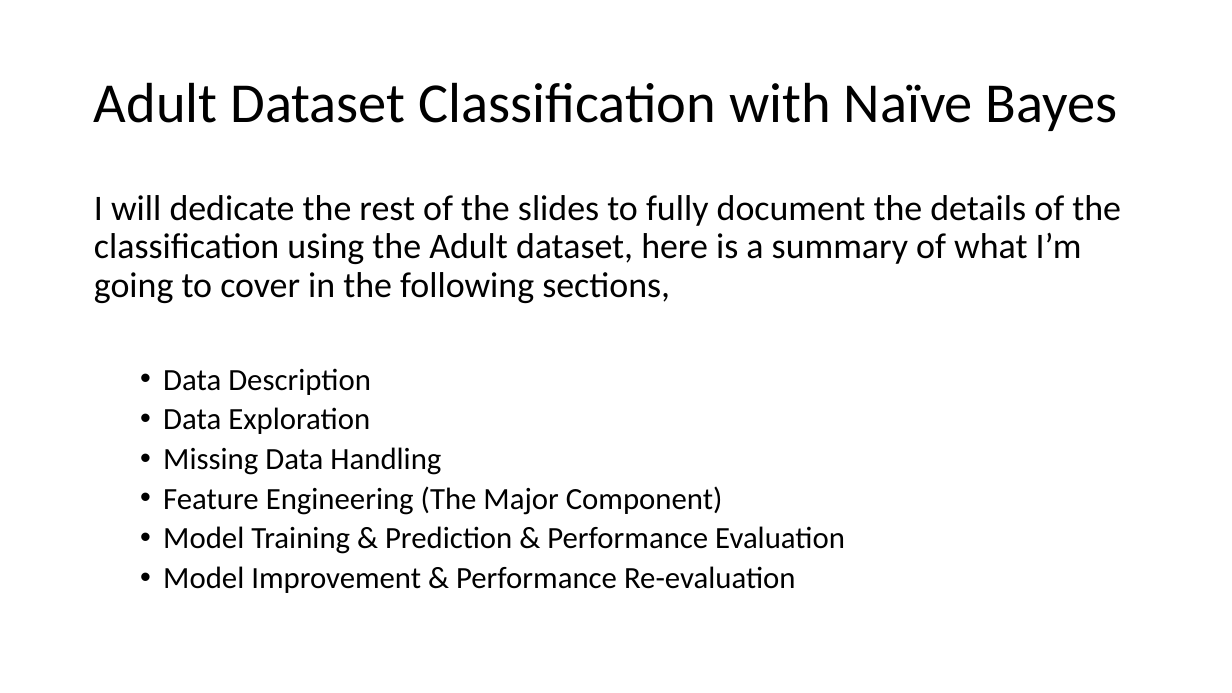
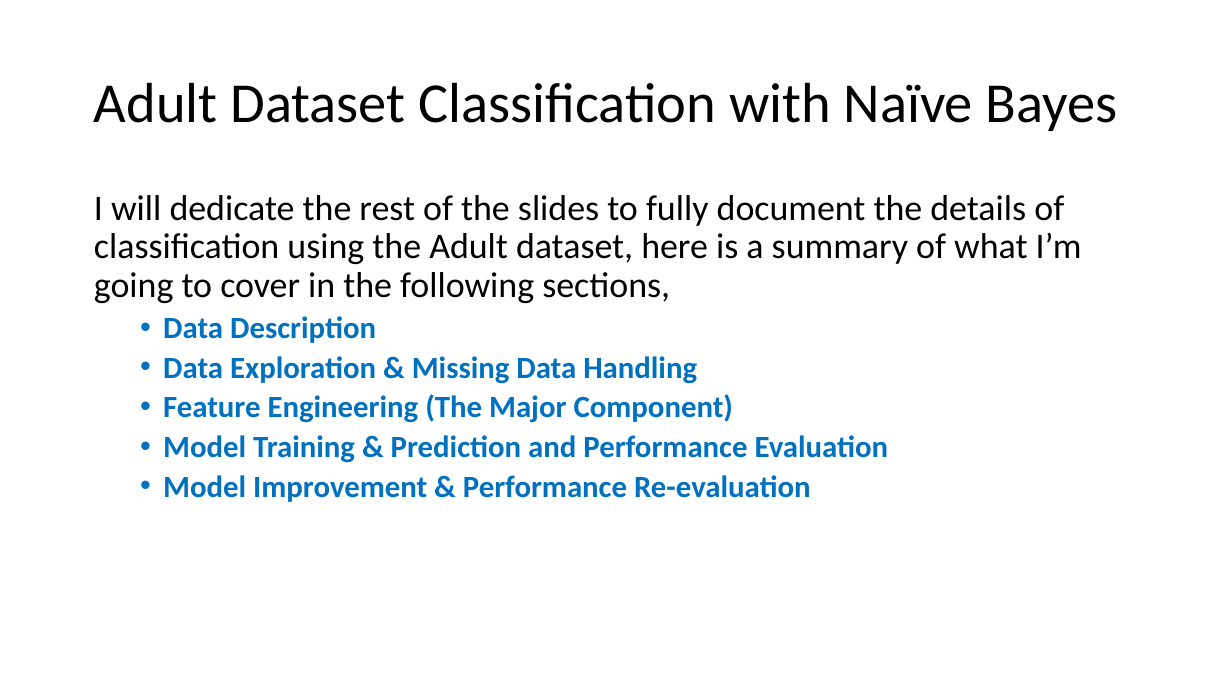
Before and after one commit to lifengzhi/msa_mh8101_or1_lp, a slide deck: slide 5 of mh8111_assignment/NaiveBayes.pptx. Drawn at 1232x693 pixels with LibreOffice and Linux fonts; fonts in the diff are those of the drawing. Boxes give left, top, right and bottom in pixels: in the first picture for what was removed or moved away, otherwise in the second. Text is boxed around its words. In the diff, an @@ line names an element or a change of style, - is before the commit and + after.

```diff
--- a/mh8111_assignment/NaiveBayes.pptx
+++ b/mh8111_assignment/NaiveBayes.pptx
@@ text at [94,195,1082,303]: text changed @@
-I will dedicate the rest of the slides to fully document the details of the classification using the Adult dataset, here is a summary of what I’m going to cover in the following sections,
+I will dedicate the rest of the slides to fully document the details of classification using the Adult dataset, here is a summary of what I’m going to cover in the following sections,
@@ text at [163,316,811,502]: text colour #000000 to #0070C0, bold on in "Data Description", "Feature Engineering (The Major Component)", "Model Improvement & Performance Re-evaluation" @@
@@ text at [163,356,697,384]: text changed; text colour #000000 to #0070C0; bold on @@
-  • Data Exploration
-  • Missing Data Handling
+  • Data Exploration & Missing Data Handling
@@ text at [163,435,889,463]: text changed; text colour #000000 to #0070C0; bold on @@
-  • Model Training & Prediction & Performance Evaluation
+  • Model Training & Prediction and Performance Evaluation
```
Also in this commit, not shown: 5 other slides changed, 9 slides added, 10 slides removed.
